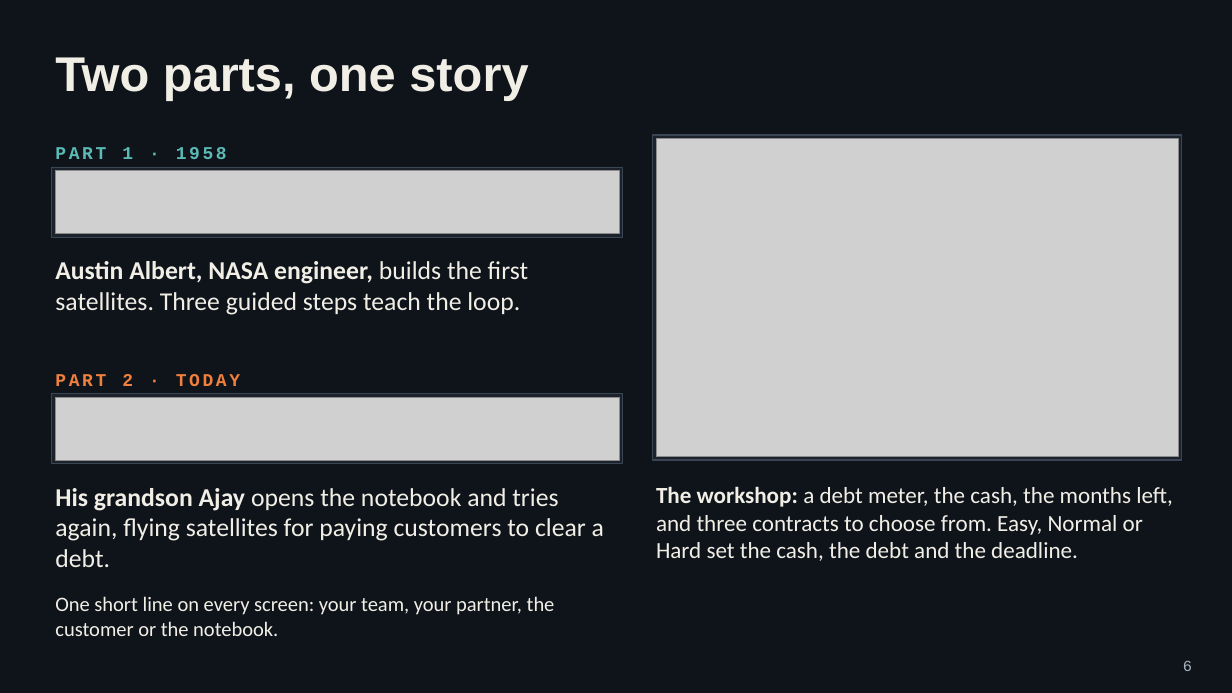
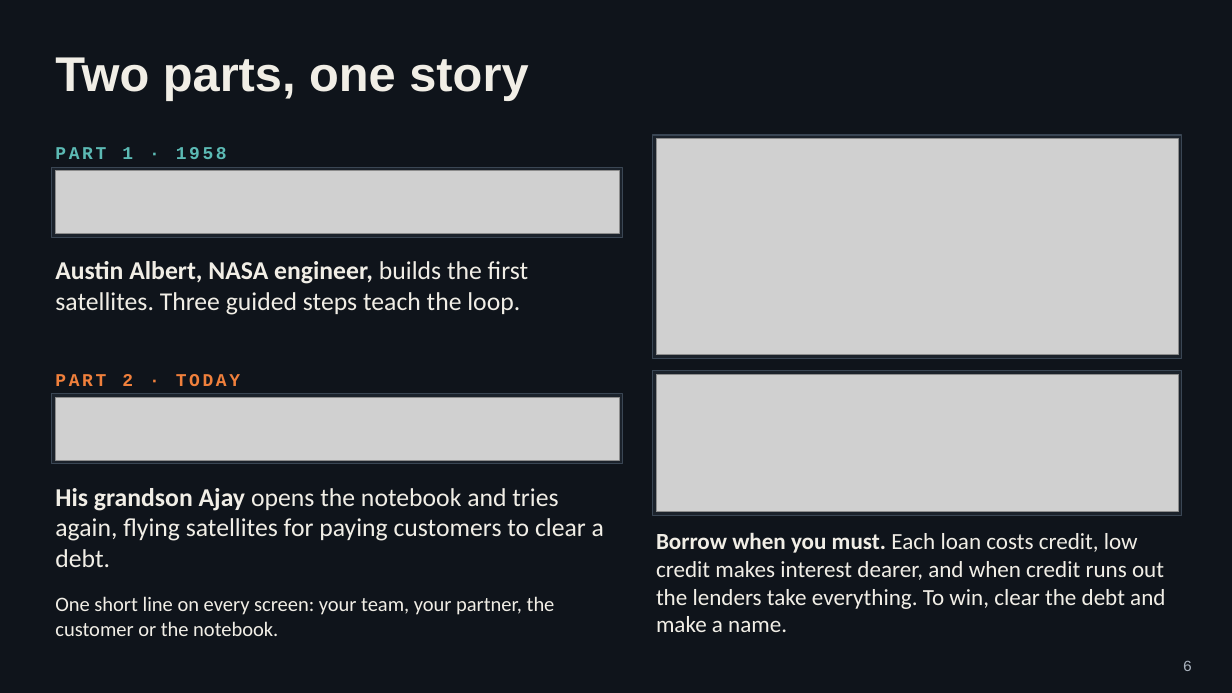
Before and after one commit to angads22/Hackstreet_Bros_Satellite, a slide deck: slide 6 of deck/GRAVITRON.pptx. Drawn at 1232x693 pixels with LibreOffice and Linux fonts; fonts in the diff are those of the drawing; grey boxes stand for pictures. Boxes give left, top, right and bottom in pixels: in the first picture for what was removed or moved away, otherwise in the second. Text is boxed around its words. In the diff, an @@ line names an element or a change of style, - is before the commit and + after.

```diff
--- a/deck/GRAVITRON.pptx
+++ b/deck/GRAVITRON.pptx
@@ rectangle: place and size @@
-rectangle at [653,135,1182,460]
+rectangle at [653,135,1182,359]
@@ picture: place and size @@
-picture at [656,139,1178,457]
+picture at [656,139,1178,355]
@@ rectangle added at [653,371,1182,516], fill #1B222B, outline #3A4654 1 pt @@
@@ picture added at [656,374,1178,512] @@
@@ text removed at [656,486,1173,561] @@
-The workshop: a debt meter, the cash, the months left, and three contracts to choose from. Easy, Normal or Hard set the cash, the debt and the deadline.
@@ text added at [656,532,1165,632], 18 pt, text #F1EEE6 @@
+Borrow when you must. Each loan costs credit, low credit makes interest dearer, and when credit runs out the lenders take everything. To win, clear the debt and make a name.
```
Also in this commit, not shown: 2 other slides changed, 2 other files.
